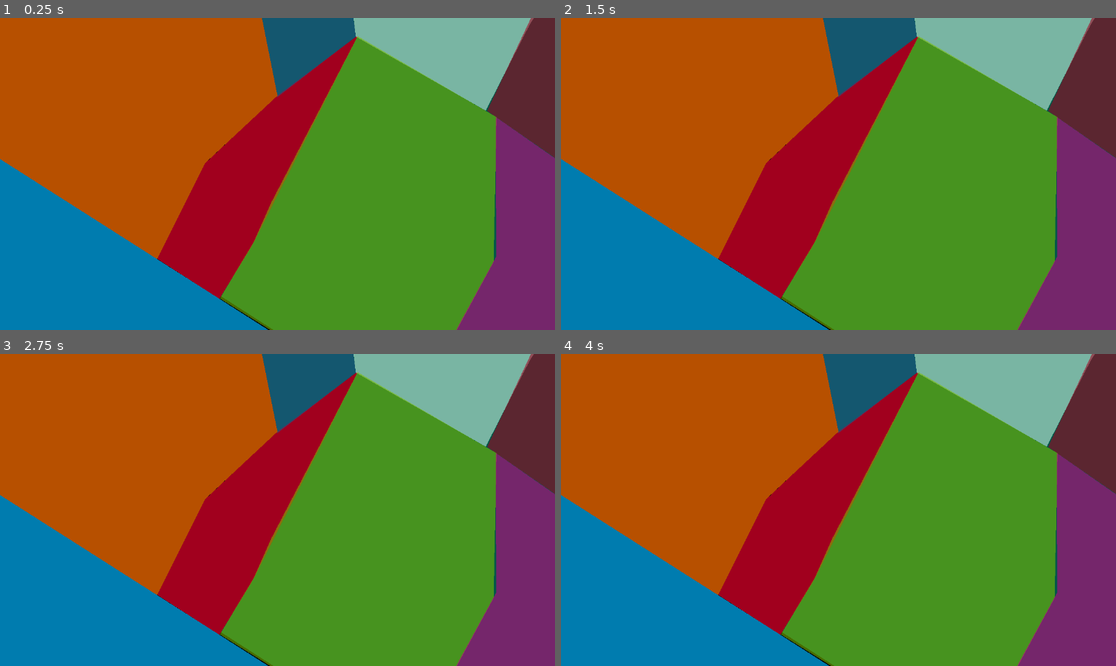
Above: before the commit, frames 1-4 (two rows, left to right).
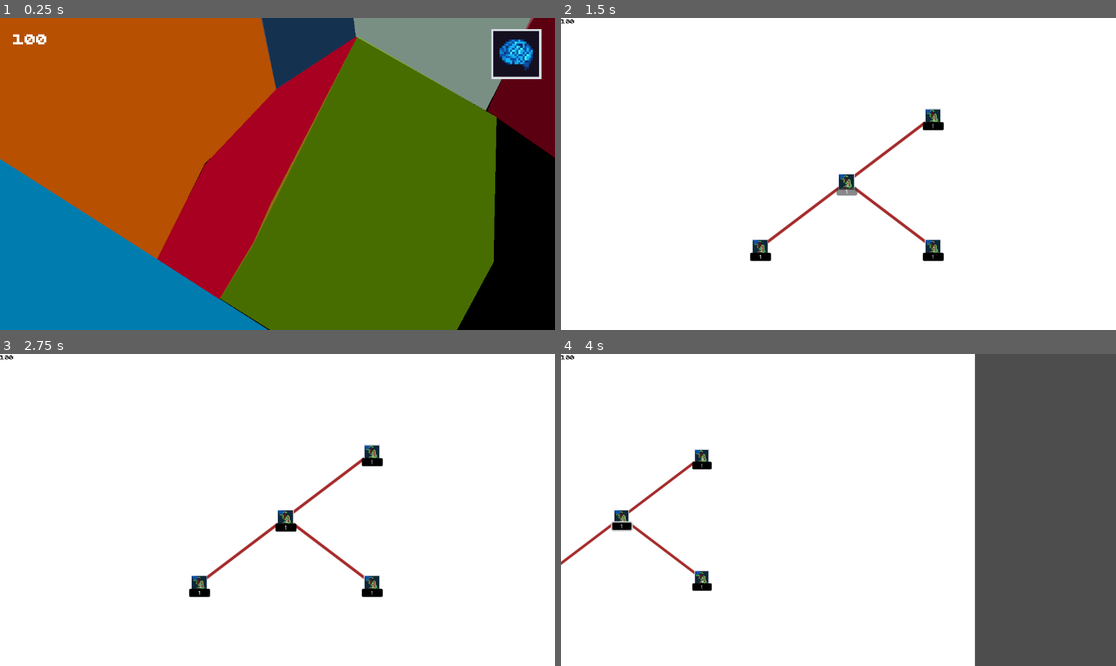
Above: after the commit, the same moments.

Repository: azizul987/Sawit-io
Game: Godot game, scene res://Scene/main.tscn
Two runs of this game, one before a commit and one after it. Both use one fixed random seed, a clock stepped at 60 frames per second and the inputs below.
Inputs (mouse positions are in pixels of both pictures, inside the frame that each line leads up to):
- Up to frame 1 (0.25 s): no input
- Up to frame 2 (1.5 s): click (1077, 55) at 0.52 s; click (849, 192) at 1.25 s, where only the run after the commit has a clickable "1"
- Up to frame 3 (2.75 s): click (283, 519) at 2.02 s
- Up to frame 4 (4 s): tap Enter at 2.75 s; move the mouse to (960, 494) at 2.77 s; hold Right (ui_right) 2.78-3.5 s; tap Q (zoom_in) at 2.85 s; click (960, 494) at 2.92 s; drag from (727, 525) to (810, 572) at 3.52 s

The runs differ from the first frame. In frame 1, 51% of the frame differs, in the area x 2-100%, y 0-100%; in frame 2, 100%, in the area x 0-100%, y 0-100%; in frame 3, 100%; in frame 4, 100%.

Commit message:
add new click effect

Diff:
--- a/Logic/skrip/Click.gd
+++ b/Logic/skrip/Click.gd
@@ -1,78 +1,177 @@
+class_name Wilayah
 extends Area2D
 
-# Variabel bawaanmu
-var can_click = true
-const FONT_KOSTUM = preload("res://temp tekture/font/BPdotsSquareBold.otf")
 
-# Variabel BARU penanda kursor
-var is_hovering = false
+enum TipeWilayah {
+	PROVINSI,
+	KABUPATEN,
+	KECAMATAN
+}
+
+
+signal wilayah_diklik(wilayah: Wilayah)
+signal wilayah_terkunci(wilayah: Wilayah)
+
+
+const FONT_KOSTUM = preload(
+	"res://temp tekture/font/BPdotsSquareBold.otf"
+)
+
+
+@export_group("Informasi Wilayah")
+@export var id_wilayah: StringName
+@export var nama_wilayah: String
+@export var tipe_wilayah: TipeWilayah = TipeWilayah.PROVINSI
+
+@export_group("Pembelian")
+@export var harga: int = 1000
+@export var terbuka_default: bool = false
+
+@export_group("Poin")
+@export var poin_per_klik: int = 1
+
+@export_group("Tampilan")
+@export var warna_terbuka: Color = Color.WHITE
+@export var warna_terkunci: Color = Color.GRAY
+
+
+var can_click: bool = true
+var is_hovering: bool = false
+
+
+@onready var polygon: Polygon2D = $Polygon2D
+
 
 func _ready() -> void:
 	input_pickable = true
 
-	# Menyalakan sensor deteksi mouse masuk dan keluar dari area poligon
 	mouse_entered.connect(_on_mouse_entered)
 	mouse_exited.connect(_on_mouse_exited)
 
-func _input_event(viewport, event, shape_idx):
-	if event is InputEventMouseButton:
-		if event.button_index == MOUSE_BUTTON_LEFT and event.pressed:
+	perbarui_tampilan()
 
-			if can_click:
-				can_click = false
 
-				# PANGGIL DI SINI: Langsung ubah kursor jadi tanda silang (CD dimulai)
-				update_kursor()
+func sudah_terbuka() -> bool:
+	return terbuka_default
 
-				Point.add_point(1)
-				show_plus_effect()
 
-				await get_tree().create_timer(Point.cd).timeout
+func perbarui_tampilan() -> void:
+	if polygon == null:
+		return
 
-				can_click = true
+	if sudah_terbuka():
+		polygon.color = warna_terbuka
+	else:
+		polygon.color = warna_terkunci
 
-				# PANGGIL DI SINI: Kembalikan kursor jadi telunjuk (CD beres)
-				update_kursor()
-# ==========================================
-# BLOK FUNGSI BARU UNTUK MENGATUR KURSOR
-# ==========================================
-func _on_mouse_entered():
+
+func _input_event(
+	_viewport: Viewport,
+	event: InputEvent,
+	_shape_idx: int
+) -> void:
+	if not event is InputEventMouseButton:
+		return
+
+	if event.button_index != MOUSE_BUTTON_LEFT:
+		return
+
+	if not event.pressed:
+		return
+
+	# Selalu kirim informasi wilayah yang diklik.
+	wilayah_diklik.emit(self)
+
+	# Wilayah terkunci tidak menghasilkan poin.
+	if not sudah_terbuka():
+		wilayah_terkunci.emit(self)
+
+		print(
+			nama_wilayah,
+			" masih terkunci. Harga: ",
+			harga
+		)
+
+		return
+
+	# Cegah klik selama cooldown.
+	if not can_click:
+		return
+
+	can_click = false
+	update_kursor()
+
+	Point.add_point(poin_per_klik)
+	show_plus_effect(poin_per_klik)
+
+	await get_tree().create_timer(Point.cd).timeout
+
+	can_click = true
+	update_kursor()
+
+
+func _on_mouse_entered() -> void:
 	is_hovering = true
 	update_kursor()
 
-func _on_mouse_exited():
+
+func _on_mouse_exited() -> void:
 	is_hovering = false
-	# Kembalikan ke kursor panah biasa kalau keluar peta
 	Input.set_default_cursor_shape(Input.CURSOR_ARROW)
 
-func update_kursor():
-	if is_hovering:
-		if can_click:
-			# Kursor Jari Telunjuk (Siap panen)
-			Input.set_default_cursor_shape(Input.CURSOR_POINTING_HAND)
-		else:
-			# Kursor Jam Pasir / Loading (Sedang CD)
-			Input.set_default_cursor_shape(Input.CURSOR_WAIT)
 
-# ==========================================
-# BLOK FUNGSI EFEK VISUAL BAWAANMU
-# ==========================================
-func show_plus_effect():
-	var label = Label.new()
-	label.text = "+1"
+func update_kursor() -> void:
+	if not is_hovering:
+		return
+
+	if not sudah_terbuka():
+		Input.set_default_cursor_shape(Input.CURSOR_FORBIDDEN)
+	elif can_click:
+		Input.set_default_cursor_shape(
+			Input.CURSOR_POINTING_HAND
+		)
+	else:
+		Input.set_default_cursor_shape(Input.CURSOR_WAIT)
+
+
+func show_plus_effect(jumlah_poin: int) -> void:
+	var label := Label.new()
+
+	label.text = "+%d" % jumlah_poin
 	label.z_index = 100
-	label.add_theme_font_override("font", FONT_KOSTUM)
-	label.add_theme_font_size_override("font_size", 8)
+
+	label.add_theme_font_override(
+		"font",
+		FONT_KOSTUM
+	)
+
+	label.add_theme_font_size_override(
+		"font_size",
+		8
+	)
+
 	label.modulate = Color.WHITE
 
 	get_tree().current_scene.add_child(label)
 
 	label.global_position = get_global_mouse_position()
 
-	var tween = create_tween()
+	var tween := create_tween()
 	tween.set_parallel(true)
-	tween.tween_property(label, "global_position", label.global_position + Vector2(0, -50), 0.6)
-	tween.tween_property(label, "modulate:a", 0.0, 0.6)
+
+	tween.tween_property(
+		label,
+		"global_position",
+		label.global_position + Vector2(0, -50),
+		0.6
+	)
+
+	tween.tween_property(
+		label,
+		"modulate:a",
+		0.0,
+		0.6
+	)
 
 	await tween.finished
 	label.queue_free()
--- a/Scene/main.tscn
+++ b/Scene/main.tscn
@@ -4,9 +4,7 @@
 [ext_resource type="Script" uid="uid://dvn5kf0qm1qq8" path="res://Scene/policoly.gd" id="2_2wwxx"]
 [ext_resource type="Script" uid="uid://b5o0songb035l" path="res://Scene/GenPoli.gd" id="2_r34rm"]
 [ext_resource type="Texture2D" uid="uid://waqgwxuccu6e" path="res://temp tekture/peta-sumatera.jpeg" id="2_sblpm"]
-
-[sub_resource type="RectangleShape2D" id="RectangleShape2D_rlixt"]
-size = Vector2(154.75, 127)
+[ext_resource type="PackedScene" uid="uid://cxv7ow360bpqu" path="res://Ui/Ui_Main.tscn" id="5_3amdw"]
 
 [node name="Main" type="Node2D" unique_id=457701414]
 metadata/_edit_horizontal_guides_ = [2677.7537]
@@ -27,90 +25,6 @@
 position = Vector2(178, 111)
 texture = ExtResource("2_sblpm")
 
-[node name="Palembang" type="Area2D" parent="map" unique_id=391450607]
-
-[node name="Polygon2D" type="Polygon2D" parent="map/Palembang" unique_id=1748018077]
-position = Vector2(290, 235)
-color = Color(0.6039216, 0, 0.32941177, 1)
-polygon = PackedVector2Array(12, 10, 3, -1, 3, -5, 12, -2, 18, -8, 23, -11, 23, -20, 29, -25, 39, -21, 44, -23, 53, -21, 63, -21, 63, -11, 66, -6, 72, -6, 72, 5, 79, 8, 83, 9, 84, 18, 84, 22, 79, 26, 74, 33, 49, 36, 42, 41, 36, 41, 32, 27)
-
-[node name="CollisionPolygon2D" type="CollisionPolygon2D" parent="map/Palembang" unique_id=1770322675]
-position = Vector2(290, 235)
-polygon = PackedVector2Array(12, 10, 3, -1, 3, -5, 12, -2, 18, -8, 23, -11, 23, -20, 29, -25, 39, -21, 44, -23, 53, -21, 63, -21, 63, -11, 66, -6, 72, -6, 72, 5, 79, 8, 83, 9, 84, 18, 84, 22, 79, 26, 74, 33, 49, 36, 42, 41, 36, 41, 32, 27)
-script = ExtResource("2_2wwxx")
-
-[node name="Palembang2" type="Area2D" parent="map" unique_id=2005027260]
-position = Vector2(-7, 75)
-
-[node name="CollisionPolygon2D" type="CollisionPolygon2D" parent="map/Palembang2" unique_id=1809446485]
-
-[node name="4" type="Area2D" parent="map" unique_id=1008839753]
-position = Vector2(-7, 75)
-
-[node name="Polygon2D" type="Polygon2D" parent="map/4" unique_id=451445263]
-position = Vector2(246, 208)
-color = Color(3.946722e-06, 0.5291943, 0.43840313, 0.654902)
-polygon = PackedVector2Array(6.209259, 14.172363, 1.1754456, 10.941681, 3.0537415, 7.1851196, 5.952881, 3.9421387, 4.3826447, -2.6694336, 2.0620422, -6.173828, -0.6394501, -10.676819, 10.774017, -9.561798, 21.785019, -7.383789, 25.537643, 6.1503906, 21.730972, 13.763702, 15.199997, 20.400024, 12, 18, 9.02002, 16.159973)
-uv = PackedVector2Array(12, 10, 12, -2, 18, -8, 23, -11, 23, -20, 44, -22, 53, -21, 63, -21, 63, -11, 66, -6, 79, 8, 84, 18, 84, 22, 79, 26, 74, 33, 49, 36, 42, 41, 36, 41, 32, 27)
-script = ExtResource("2_r34rm")
-
-[node name="Area2D" type="Area2D" parent="map/4" unique_id=1957909571]
-script = ExtResource("1_f6udf")
-
-[node name="Polygon2D" type="Polygon2D" parent="map/4/Area2D" unique_id=1814564053]
-position = Vector2(249.19017, 217.27747)
-scale = Vector2(0.99999994, 0.99999994)
-color = Color(0.6313726, 0, 0.11764706, 1)
-polygon = PackedVector2Array(0.3955078, 3.3647766, -2.1981049, 1.6929016, -0.9911957, -0.7171631, -0.20185852, -2.2591248, 2.7809296, -5.0590515, 6.075577, -7.5270386, 6.137085, -7.5404053, 1.7456207, 1.1741638)
-uv = PackedVector2Array(12, 10, 12, -2, 18, -8, 23, -11, 23, -20, 44, -22, 53, -21, 63, -21, 63, -11, 66, -6, 79, 8, 84, 18, 84, 22, 79, 26, 74, 33, 49, 36, 42, 41, 36, 41, 32, 27)
-
-[node name="CollisionPolygon2D" type="CollisionPolygon2D" parent="map/4/Area2D" unique_id=1007644107]
-position = Vector2(249.19017, 217.27747)
-scale = Vector2(0.99999994, 0.99999994)
-polygon = PackedVector2Array(0.3955078, 3.3647766, -2.1981049, 1.6929016, -0.9911957, -0.7171631, -0.20185852, -2.2591248, 2.7809296, -5.0590515, 6.075577, -7.5270386, 6.137085, -7.5404053, 1.7456207, 1.1741638)
-script = ExtResource("2_2wwxx")
-
-[node name="Area2D2" type="Area2D" parent="map/4" unique_id=571329373]
-
-[node name="Polygon2D2" type="Polygon2D" parent="map/4/Area2D2" unique_id=1008696285]
-position = Vector2(253.30002, 206.59998)
-scale = Vector2(0.99999976, 0.99999976)
-color = Color(0.1390754, 0.33772147, 0.5499617, 0.5686275)
-polygon = PackedVector2Array(-1.3108368, 5.667389, -2.1707458, 1.5693359, -3.0071564, -1.7967224, -7.7570343, -9.218414, 0.37680054, -8.423981, 1.9545593, 3.1462708)
-uv = PackedVector2Array(12, 10, 12, -2, 18, -8, 23, -11, 23, -20, 44, -22, 53, -21, 63, -21, 63, -11, 66, -6, 79, 8, 84, 18, 84, 22, 79, 26, 74, 33, 49, 36, 42, 41, 36, 41, 32, 27)
-
-[node name="Area2D3" type="Area2D" parent="map/4" unique_id=1040300005]
-
-[node name="Polygon2D4" type="Polygon2D" parent="map/4/Area2D3" unique_id=1274764802]
-position = Vector2(257.49808, 207.67746)
-scale = Vector2(0.9999998, 0.9999998)
-color = Color(0.8342242, 0.9857474, 0.9079565, 0.5686275)
-polygon = PackedVector2Array(3.1460876, 5.1457214, -2.245346, 2.0708313, -2.8503418, -2.6915894, -3.6787872, -9.350891, 1.6423035, -8.713684, 10.133652, -7.0892944, 10.300095, -7.0269165, 4.96933, 1.5775146)
-uv = PackedVector2Array(12, 10, 12, -2, 18, -8, 23, -11, 23, -20, 44, -22, 53, -21, 63, -21, 63, -11, 66, -6, 79, 8, 84, 18, 84, 22, 79, 26, 74, 33, 49, 36, 42, 41, 36, 41, 32, 27)
-
-[node name="Polygon2D2" type="Polygon2D" parent="map/4/Area2D3" unique_id=1898434610]
-position = Vector2(262.83615, 211.21796)
-scale = Vector2(0.9999998, 0.9999998)
-color = Color(0.6313726, 0, 0.11764706, 0.5686275)
-polygon = PackedVector2Array(0.3955078, 3.3647766, -2.1372528, 1.6172485, -0.2680664, -2.3428955, 4.9465485, -10.513214, 5.017502, -10.380157, 8.668716, 2.9501038, 6.8680573, 6.5514526, 3.3539276, 5.472992)
-uv = PackedVector2Array(12, 10, 12, -2, 18, -8, 23, -11, 23, -20, 44, -22, 53, -21, 63, -21, 63, -11, 66, -6, 79, 8, 84, 18, 84, 22, 79, 26, 74, 33, 49, 36, 42, 41, 36, 41, 32, 27)
-
-[node name="Polygon2D3" type="Polygon2D" parent="map/4/Area2D3" unique_id=497778157]
-position = Vector2(251.99998, 218.99997)
-scale = Vector2(0.9999998, 0.9999998)
-color = Color(0.48960435, 0.7499166, 0, 0.5686275)
-polygon = PackedVector2Array(5.492798, 6.562683, -2.392746, 1.6251221, -0.9911957, -0.7171631, -0.2680664, -2.3428955, 3.3268127, -9.272217, 9.09761, -5.905731, 8.970413, 0.11642456)
-uv = PackedVector2Array(12, 10, 12, -2, 18, -8, 23, -11, 23, -20, 44, -22, 53, -21, 63, -21, 63, -11, 66, -6, 79, 8, 84, 18, 84, 22, 79, 26, 74, 33, 49, 36, 42, 41, 36, 41, 32, 27)
-
-[node name="Area2D4" type="Area2D" parent="map/4" unique_id=534878090]
-
-[node name="Polygon2D2" type="Polygon2D" parent="map/4/Area2D4" unique_id=1948464681]
-position = Vector2(259.95657, 224.24567)
-scale = Vector2(0.9999998, 0.9999998)
-color = Color(0.8076491, 9.241105e-06, 0.5288728, 0.5686275)
-polygon = PackedVector2Array(1.4820862, 4.004059, -2.4584656, 1.3880005, -1.2209625, -0.9446106, -0.43971252, -2.5047913, 1.1172485, -5.3520813, 1.1062012, -11.159058, 6.201248, -7.611664, 9.686523, -6.448395, 7.80661, -2.5610657, 6.468384, -1.1273499)
-uv = PackedVector2Array(12, 10, 12, -2, 18, -8, 23, -11, 23, -20, 44, -22, 53, -21, 63, -21, 63, -11, 66, -6, 79, 8, 84, 18, 84, 22, 79, 26, 74, 33, 49, 36, 42, 41, 36, 41, 32, 27)
-
 [node name="Tempelte" type="Area2D" parent="map" unique_id=1404920364]
 position = Vector2(257, 272.2)
 
@@ -127,6 +41,7 @@
 color = Color(0, 0.78039217, 0.45490196, 1)
 polygon = PackedVector2Array(7, 9, 6, 4, -8.752075, -11.739868, -9.202881, -16.39801, -5.8970947, -19.25299, -1.9902649 …(1064 unchanged characters)…
 uv = PackedVector2Array(12, 10, 12, -2, 18, -8, 23, -11, 23, -20, 44, -22, 53, -21, 63, -21, 63, -11, 66, -6, 79, 8, 84, 18, 84, 22, 79, 26, 74, 33, 49, 36, 42, 41, 36, 41, 32, 27)
+metadata/_edit_lock_ = true
 
 [node name="Tempelte3" type="Area2D" parent="map" unique_id=349491955]
 position = Vector2(-50.31186, -76.55856)
@@ -162,6 +77,7 @@
 color = Color(0.8489463, 0.42540064, 0.35645893, 1)
 polygon = PackedVector2Array(-18.088333, 14.172302, 6, 4, 14.695557, 2.7803497, 17.908173, 1.3583679, 20.748123, 0.5516 …(1554 unchanged characters)…
 uv = PackedVector2Array(12, 10, 12, -2, 18, -8, 23, -11, 23, -20, 44, -22, 53, -21, 63, -21, 63, -11, 66, -6, 79, 8, 84, 18, 84, 22, 79, 26, 74, 33, 49, 36, 42, 41, 36, 41, 32, 27)
+metadata/_edit_lock_ = true
 
 [node name="Jambi" type="Area2D" parent="map" unique_id=269904100]
 position = Vector2(217.6, 217.20001)
@@ -172,6 +88,7 @@
 color = Color(0.19854355, 0.4498049, 0.30553186, 1)
 polygon = PackedVector2Array(-19.842072, -28.672882, -21.77739, -36.438736, -22.672974, -46.124252, -20.869247, -45.895 …(1607 unchanged characters)…
 uv = PackedVector2Array(12, 10, 12, -2, 18, -8, 23, -11, 23, -20, 44, -22, 53, -21, 63, -21, 63, -11, 66, -6, 79, 8, 84, 18, 84, 22, 79, 26, 74, 33, 49, 36, 42, 41, 36, 41, 32, 27)
+metadata/_edit_lock_ = true
 
 [node name="Tempp2" type="Area2D" parent="map" unique_id=932001569]
 position = Vector2(160.8, 221.4)
@@ -180,6 +97,7 @@
 color = Color(0.6145262, 0.40913048, 0.79953104, 1)
 polygon = PackedVector2Array(-7, 21.199997, -10.199997, 16.59999, -13.399994, 9.199997, -18.399994, 7.799988, -22, 4.59 …(2058 unchanged characters)…
 uv = PackedVector2Array(12, 10, 12, -2, 18, -8, 23, -11, 23, -20, 44, -22, 53, -21, 63, -21, 63, -11, 66, -6, 79, 8, 84, 18, 84, 22, 79, 26, 74, 33, 49, 36, 42, 41, 36, 41, 32, 27)
+metadata/_edit_lock_ = true
 
 [node name="Temp2" type="Area2D" parent="map" unique_id=1882434547]
 position = Vector2(223.19998, 269.8)
@@ -189,6 +107,7 @@
 color = Color(0.7199967, 0.3152305, 0, 1)
 polygon = PackedVector2Array(-19.59999, -2.600006, -23.799988, -8.600006, -30.59999, -9.399994, -36, -4.399994, -37.599 …(568 unchanged characters)…
 uv = PackedVector2Array(12, 10, 12, -2, 18, -8, 23, -11, 23, -20, 44, -22, 53, -21, 63, -21, 63, -11, 66, -6, 79, 8, 84, 18, 84, 22, 79, 26, 74, 33, 49, 36, 42, 41, 36, 41, 32, 27)
+metadata/_edit_lock_ = true
 
 [node name="Temp" type="Area2D" parent="map" unique_id=764891075]
 position = Vector2(-7, 75)
@@ -198,16 +117,105 @@
 color = Color(0, 0.48911303, 0.6875918, 1)
 polygon = PackedVector2Array(-30.399994, 2.1999817, -29.59999, -1.6000061, -31.59999, -9.400024, -36.199997, -15.200012 …(624 unchanged characters)…
 uv = PackedVector2Array(12, 10, 12, -2, 18, -8, 23, -11, 23, -20, 44, -22, 53, -21, 63, -21, 63, -11, 66, -6, 79, 8, 84, 18, 84, 22, 79, 26, 74, 33, 49, 36, 42, 41, 36, 41, 32, 27)
+metadata/_edit_lock_ = true
 
 [node name="CollisionPolygon2D" type="CollisionPolygon2D" parent="map/Temp" unique_id=1789589549]
 
-[node name="Click Area" type="Area2D" parent="." unique_id=702021517]
+[node name="Sumatera Selatan" type="Area2D" parent="map" unique_id=607353705]
+
+[node name="Palembang" type="Area2D" parent="map/Sumatera Selatan" unique_id=391450607]
+scale = Vector2(0.99999994, 0.99999994)
+
+[node name="Polygon2D" type="Polygon2D" parent="map/Sumatera Selatan/Palembang" unique_id=1748018077]
+position = Vector2(290, 235)
+color = Color(0.6039216, 0, 0.32941177, 1)
+polygon = PackedVector2Array(12, 10, 3, -1, 3, -5, 12, -2, 18, -8, 23, -11, 23, -20, 29, -25, 39, -21, 44, -23, 53, -21, 63, -21, 63, -11, 66, -6, 72, -6, 72, 5, 79, 8, 83, 9, 84, 18, 84, 22, 79, 26, 74, 33, 49, 36, 42, 41, 36, 41, 32, 27)
+
+[node name="CollisionPolygon2D" type="CollisionPolygon2D" parent="map/Sumatera Selatan/Palembang" unique_id=1770322675]
+position = Vector2(290, 235)
+polygon = PackedVector2Array(12, 10, 3, -1, 3, -5, 12, -2, 18, -8, 23, -11, 23, -20, 29, -25, 39, -21, 44, -23, 53, -21, 63, -21, 63, -11, 66, -6, 72, -6, 72, 5, 79, 8, 83, 9, 84, 18, 84, 22, 79, 26, 74, 33, 49, 36, 42, 41, 36, 41, 32, 27)
+script = ExtResource("2_2wwxx")
+
+[node name="4" type="Area2D" parent="map/Sumatera Selatan" unique_id=1008839753]
+position = Vector2(-6.9999995, 74.99999)
+scale = Vector2(0.99999994, 0.99999994)
+
+[node name="Polygon2D" type="Polygon2D" parent="map/Sumatera Selatan/4" unique_id=451445263]
+visible = false
+position = Vector2(246, 208)
+color = Color(3.946722e-06, 0.5291943, 0.43840313, 0.654902)
+polygon = PackedVector2Array(6.209259, 14.172363, 1.1754456, 10.941681, 3.0537415, 7.1851196, 5.952881, 3.9421387, 4.3826447, -2.6694336, 2.0620422, -6.173828, -0.6394501, -10.676819, 10.774017, -9.561798, 21.785019, -7.383789, 25.537643, 6.1503906, 21.730972, 13.763702, 15.199997, 20.400024, 12, 18, 9.02002, 16.159973)
+uv = PackedVector2Array(12, 10, 12, -2, 18, -8, 23, -11, 23, -20, 44, -22, 53, -21, 63, -21, 63, -11, 66, -6, 79, 8, 84, 18, 84, 22, 79, 26, 74, 33, 49, 36, 42, 41, 36, 41, 32, 27)
+script = ExtResource("2_r34rm")
+
+[node name="Area2D" type="Area2D" parent="map/Sumatera Selatan/4" unique_id=1957909571]
 script = ExtResource("1_f6udf")
-
-[node name="CollisionShape2D" type="CollisionShape2D" parent="Click Area" unique_id=525005872]
-position = Vector2(1242, 1458)
-shape = SubResource("RectangleShape2D_rlixt")
+terbuka_default = true
+warna_terbuka = Color(0.65655077, 0, 0.13124874, 1)
+
+[node name="Polygon2D" type="Polygon2D" parent="map/Sumatera Selatan/4/Area2D" unique_id=1814564053]
+position = Vector2(249.2012, 217.29884)
+scale = Vector2(0.99999994, 0.99999994)
+color = Color(0.6313726, 0, 0.11764706, 1)
+polygon = PackedVector2Array(0.3955078, 3.3647766, -2.1981049, 1.6929016, -0.9911957, -0.7171631, -0.20185852, -2.2591248, 2.7716522, -5.393799, 6.0511627, -7.548828, 6.0808563, -7.5371094, 6.1003876, -7.523834, 1.7456207, 1.1741638)
+uv = PackedVector2Array(12, 10, 12, -2, 18, -8, 23, -11, 23, -20, 44, -22, 53, -21, 63, -21, 63, -11, 66, -6, 79, 8, 84, 18, 84, 22, 79, 26, 74, 33, 49, 36, 42, 41, 36, 41, 32, 27)
+metadata/_edit_lock_ = true
+
+[node name="CollisionPolygon2D" type="CollisionPolygon2D" parent="map/Sumatera Selatan/4/Area2D" unique_id=1007644107]
+visible = false
+position = Vector2(249.2012, 217.29884)
+scale = Vector2(0.99999994, 0.99999994)
+polygon = PackedVector2Array(0.3955078, 3.3647766, -2.1981049, 1.6929016, -0.9911957, -0.7171631, -0.20185852, -2.2591248, 2.7716522, -5.393799, 6.0511627, -7.548828, 6.0808563, -7.5371094, 6.1003876, -7.523834, 1.7456207, 1.1741638)
+script = ExtResource("2_2wwxx")
+
+[node name="Area2D2" type="Area2D" parent="map/Sumatera Selatan/4" unique_id=571329373]
+
+[node name="Polygon2D2" type="Polygon2D" parent="map/Sumatera Selatan/4/Area2D2" unique_id=1008696285]
+position = Vector2(253.30002, 206.59998)
+scale = Vector2(0.99999976, 0.99999976)
+color = Color(0.1390754, 0.33772147, 0.5499617, 0.5686275)
+polygon = PackedVector2Array(-1.3577881, 5.3362427, -2.1707458, 1.5693359, -2.7062836, -1.3996277, -3.0071564, -1.7967224, -7.881256, -8.971039, 0.52108765, -8.27417, 1.9545593, 3.1462708)
+uv = PackedVector2Array(12, 10, 12, -2, 18, -8, 23, -11, 23, -20, 44, -22, 53, -21, 63, -21, 63, -11, 66, -6, 79, 8, 84, 18, 84, 22, 79, 26, 74, 33, 49, 36, 42, 41, 36, 41, 32, 27)
+
+[node name="Area2D3" type="Area2D" parent="map/Sumatera Selatan/4" unique_id=1040300005]
+
+[node name="Polygon2D4" type="Polygon2D" parent="map/Sumatera Selatan/4/Area2D3" unique_id=1274764802]
+position = Vector2(257.49808, 207.67746)
+scale = Vector2(0.9999998, 0.9999998)
+color = Color(0.8342242, 0.9857474, 0.9079565, 0.5686275)
+polygon = PackedVector2Array(3.1460876, 5.1457214, -2.245346, 2.0708313, -2.8503418, -2.6915894, -3.6787872, -9.350891, 1.6423035, -8.713684, 10.133652, -7.0892944, 10.300095, -7.0269165, 4.96933, 1.5775146)
+uv = PackedVector2Array(12, 10, 12, -2, 18, -8, 23, -11, 23, -20, 44, -22, 53, -21, 63, -21, 63, -11, 66, -6, 79, 8, 84, 18, 84, 22, 79, 26, 74, 33, 49, 36, 42, 41, 36, 41, 32, 27)
+
+[node name="Polygon2D2" type="Polygon2D" parent="map/Sumatera Selatan/4/Area2D3" unique_id=1898434610]
+position = Vector2(262.83615, 211.21796)
+scale = Vector2(0.9999998, 0.9999998)
+color = Color(0.6313726, 0, 0.11764706, 0.5686275)
+polygon = PackedVector2Array(0.3955078, 3.3647766, -2.1372528, 1.6172485, -0.2680664, -2.3428955, 4.9465485, -10.513214, 5.017502, -10.380157, 8.668716, 2.9501038, 6.8680573, 6.5514526, 3.3539276, 5.472992)
+uv = PackedVector2Array(12, 10, 12, -2, 18, -8, 23, -11, 23, -20, 44, -22, 53, -21, 63, -21, 63, -11, 66, -6, 79, 8, 84, 18, 84, 22, 79, 26, 74, 33, 49, 36, 42, 41, 36, 41, 32, 27)
+
+[node name="Polygon2D3" type="Polygon2D" parent="map/Sumatera Selatan/4/Area2D3" unique_id=497778157]
+position = Vector2(251.99998, 218.99997)
+scale = Vector2(0.9999998, 0.9999998)
+color = Color(0.48960435, 0.7499166, 0, 0.5686275)
+polygon = PackedVector2Array(5.492798, 6.562683, -2.392746, 1.6251221, -0.9911957, -0.7171631, -0.2680664, -2.3428955, 3.3268127, -9.272217, 9.09761, -5.905731, 8.970413, 0.11642456)
+uv = PackedVector2Array(12, 10, 12, -2, 18, -8, 23, -11, 23, -20, 44, -22, 53, -21, 63, -21, 63, -11, 66, -6, 79, 8, 84, 18, 84, 22, 79, 26, 74, 33, 49, 36, 42, 41, 36, 41, 32, 27)
+
+[node name="Area2D4" type="Area2D" parent="map/Sumatera Selatan/4" unique_id=534878090]
+visible = false
+
+[node name="Polygon2D2" type="Polygon2D" parent="map/Sumatera Selatan/4/Area2D4" unique_id=1948464681]
+position = Vector2(259.95657, 224.24567)
+scale = Vector2(0.9999998, 0.9999998)
+color = Color(0.8076491, 9.241105e-06, 0.5288728, 0.5686275)
+polygon = PackedVector2Array(1.4820862, 4.004059, -2.4584656, 1.3880005, -1.2209625, -0.9446106, -0.43971252, -2.5047913, 1.1172485, -5.3520813, 1.1062012, -11.159058, 6.201248, -7.611664, 9.686523, -6.448395, 7.80661, -2.5610657, 6.468384, -1.1273499)
+uv = PackedVector2Array(12, 10, 12, -2, 18, -8, 23, -11, 23, -20, 44, -22, 53, -21, 63, -21, 63, -11, 66, -6, 79, 8, 84, 18, 84, 22, 79, 26, 74, 33, 49, 36, 42, 41, 36, 41, 32, 27)
 
 [node name="Camera2D" type="Camera2D" parent="." unique_id=1589938649]
 position = Vector2(2450, 2904.5454)
 zoom = Vector2(5, 5)
+
+[node name="UiMain" parent="." unique_id=1805602719 instance=ExtResource("5_3amdw")]
+offset_left = 2106.4722
+offset_top = 3848.118
+offset_right = 2106.4722
+offset_bottom = 3848.118
--- /dev/null
+++ b/Ui/Ui_Main.tscn
@@ -0,0 +1,48 @@
+[gd_scene format=3 uid="uid://cxv7ow360bpqu"]
+
+[ext_resource type="Script" uid="uid://blbpjm0f72dxi" path="res://Ui/label.gd" id="1_vcfie"]
+[ext_resource type="FontFile" uid="uid://bgj0m7o0vpyqi" path="res://temp tekture/font/BPdotsSquareBold.otf" id="2_lr6hm"]
+[ext_resource type="Texture2D" uid="uid://cj5pek6qteonq" path="res://temp tekture/skill_icons_by_quintino_pixels/24x24/skill_icons46.png" id="3_k7e2i"]
+[ext_resource type="Texture2D" uid="uid://ka5qstdt47mc" path="res://temp tekture/skill_icons_by_quintino_pixels/24x24/skill_icons47.png" id="4_6dpwe"]
+
+[node name="UiMain" type="Control" unique_id=1805602719]
+layout_mode = 3
+anchors_preset = 15
+anchor_right = 1.0
+anchor_bottom = 1.0
+grow_horizontal = 2
+grow_vertical = 2
+script = ExtResource("1_vcfie")
+
+[node name="CanvasLayer" type="CanvasLayer" parent="." unique_id=318238762]
+
+[node name="Point" type="Label" parent="CanvasLayer" unique_id=1156495602]
+anchors_preset = -1
+anchor_left = 0.019405723
+anchor_top = 0.035923753
+anchor_right = 0.09364517
+anchor_bottom = 0.10495499
+theme_override_fonts/font = ExtResource("2_lr6hm")
+theme_override_font_sizes/font_size = 40
+text = "100"
+horizontal_alignment = 1
+vertical_alignment = 1
+metadata/_edit_use_anchors_ = true
+
+[node name="SkillTree" type="Control" parent="CanvasLayer" unique_id=1328300958]
+layout_mode = 3
+anchors_preset = 0
+offset_right = 40.0
+offset_bottom = 40.0
+
+[node name="TextureButton" type="TextureButton" parent="CanvasLayer/SkillTree" unique_id=671338521]
+layout_mode = 0
+offset_left = 1020.1288
+offset_top = 23.278591
+offset_right = 1123.7651
+offset_bottom = 126.91495
+texture_normal = ExtResource("3_k7e2i")
+texture_pressed = ExtResource("4_6dpwe")
+stretch_mode = 0
+
+[connection signal="pressed" from="CanvasLayer/SkillTree/TextureButton" to="." method="_on_texture_button_pressed"]
--- /dev/null
+++ b/Ui/label.gd
@@ -0,0 +1,16 @@
+extends Control
+
+@onready var  skor=$CanvasLayer/Point
+# Called when the node enters the scene tree for the first time.
+func _ready() -> void:
+	pass # Replace with function body.
+
+
+# Called every frame. 'delta' is the elapsed time since the previous frame.
+func _process(delta: float) -> void:
+	skor.text=str(Point.point)
+
+
+
+func _on_texture_button_pressed() -> void:
+	get_tree().change_scene_to_file("res://Ui/skill_tree.tscn")
--- /dev/null
+++ b/Ui/skill_tree.gd
@@ -0,0 +1,11 @@
+extends Node2D
+
+
+# Called when the node enters the scene tree for the first time.
+func _ready() -> void:
+	pass # Replace with function body.
+
+
+# Called every frame. 'delta' is the elapsed time since the previous frame.
+func _process(delta: float) -> void:
+	pass
Not shown, added: Ui/label.gd.uid
Not shown, added: Ui/skill_tree.gd.uid
